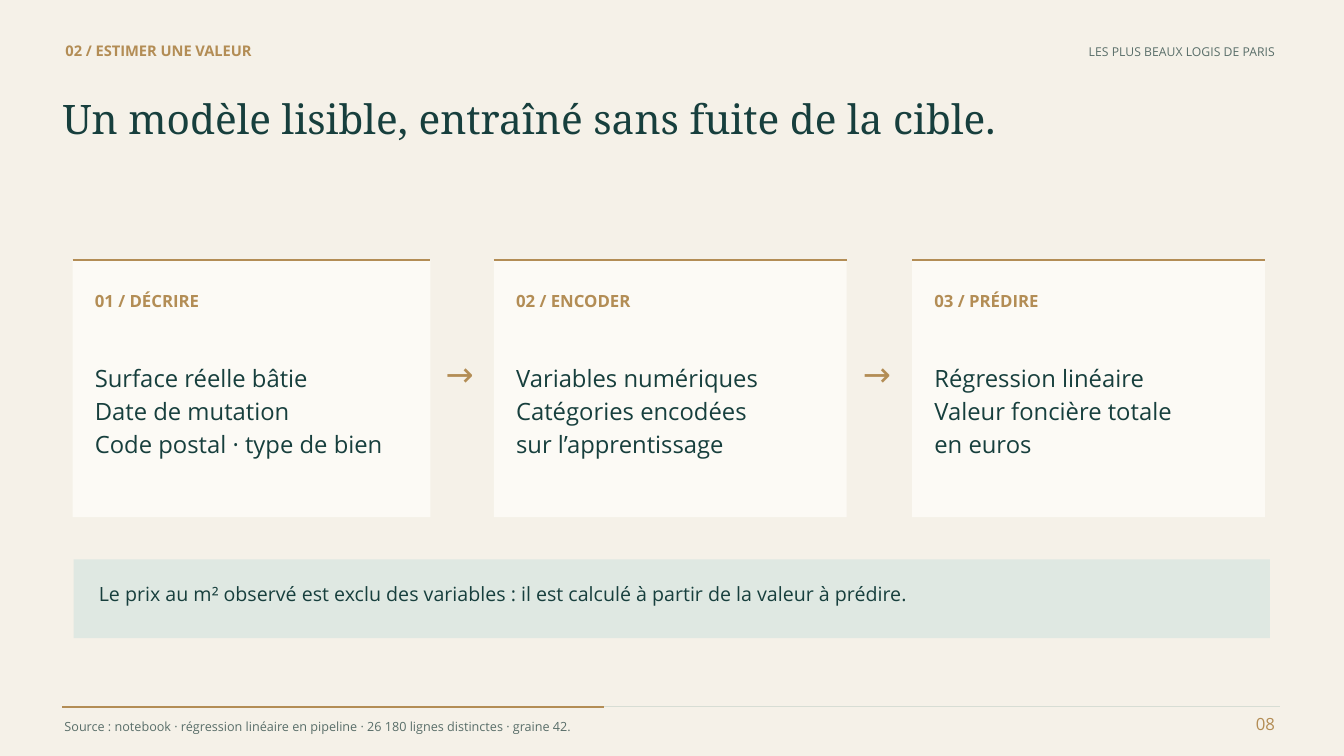
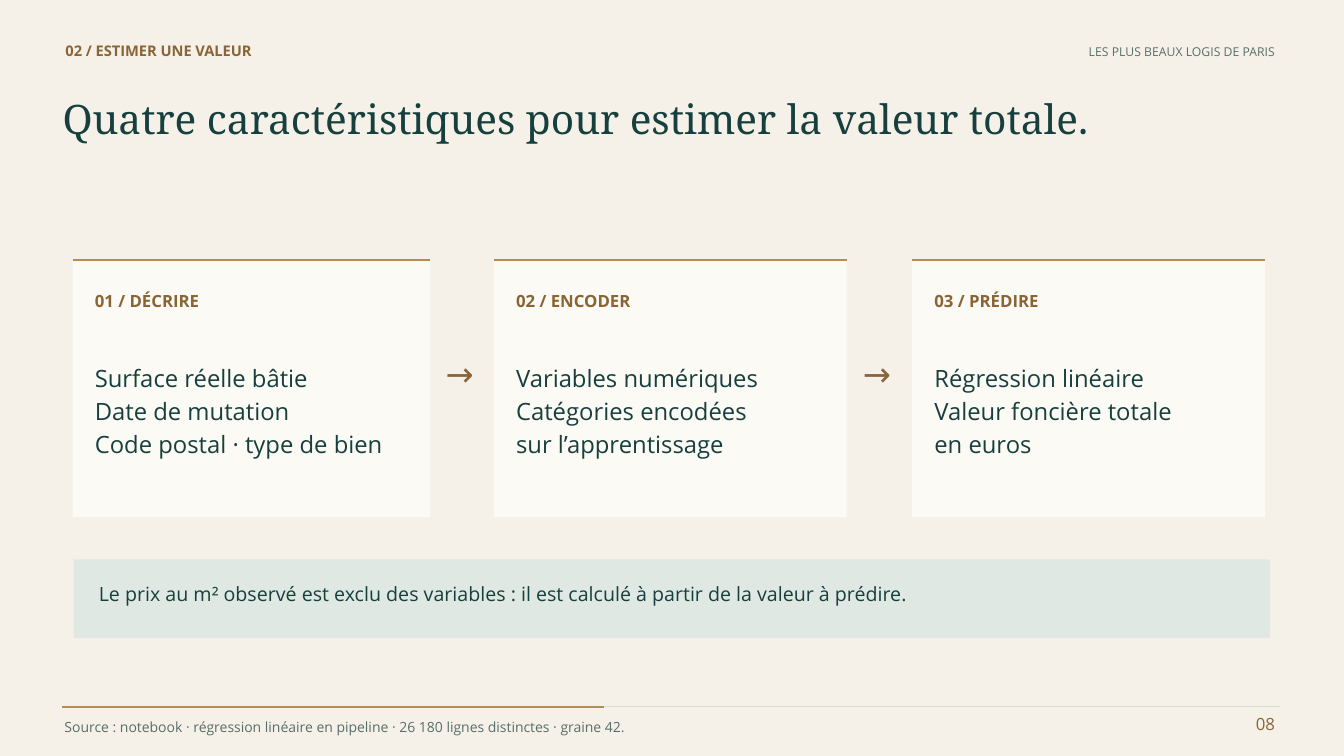
Before and after one commit to steve57000/p8, a slide deck: slide 8 of livrables/Bell_Steve_2_presentation_102026.pptx. Drawn at 1344x756 pixels with LibreOffice and Linux fonts; fonts in the diff are those of the drawing. Boxes give left, top, right and bottom in pixels: in the first picture for what was removed or moved away, otherwise in the second. Text is boxed around its words. In the diff, an @@ line names an element or a change of style, - is before the commit and + after.

```diff
--- a/livrables/Bell_Steve_2_presentation_102026.pptx
+++ b/livrables/Bell_Steve_2_presentation_102026.pptx
@@ text at <box>63,103,1088,144</box>: text changed @@
-Un modèle lisible, entraîné sans fuite de la cible.
+Quatre caractéristiques pour estimer la valeur totale.
@@ text colour #B38D55 to none in 7 elements at <box>65,45,251,56</box>, <box>1256,718,1275,730</box>, <box>95,291,200,307</box>, <box>516,295,631,307</box>, <box>934,291,1038,307</box>, <box>446,353,491,423</box>, <box>863,353,908,423</box> @@
@@ text "Source : notebook · régression ..." at <box>64,721,625,736</box>: size 9 to 10 pt, text colour #596E69 to none @@
```
Also in this commit, not shown: 16 other slides changed, 2 other files.
